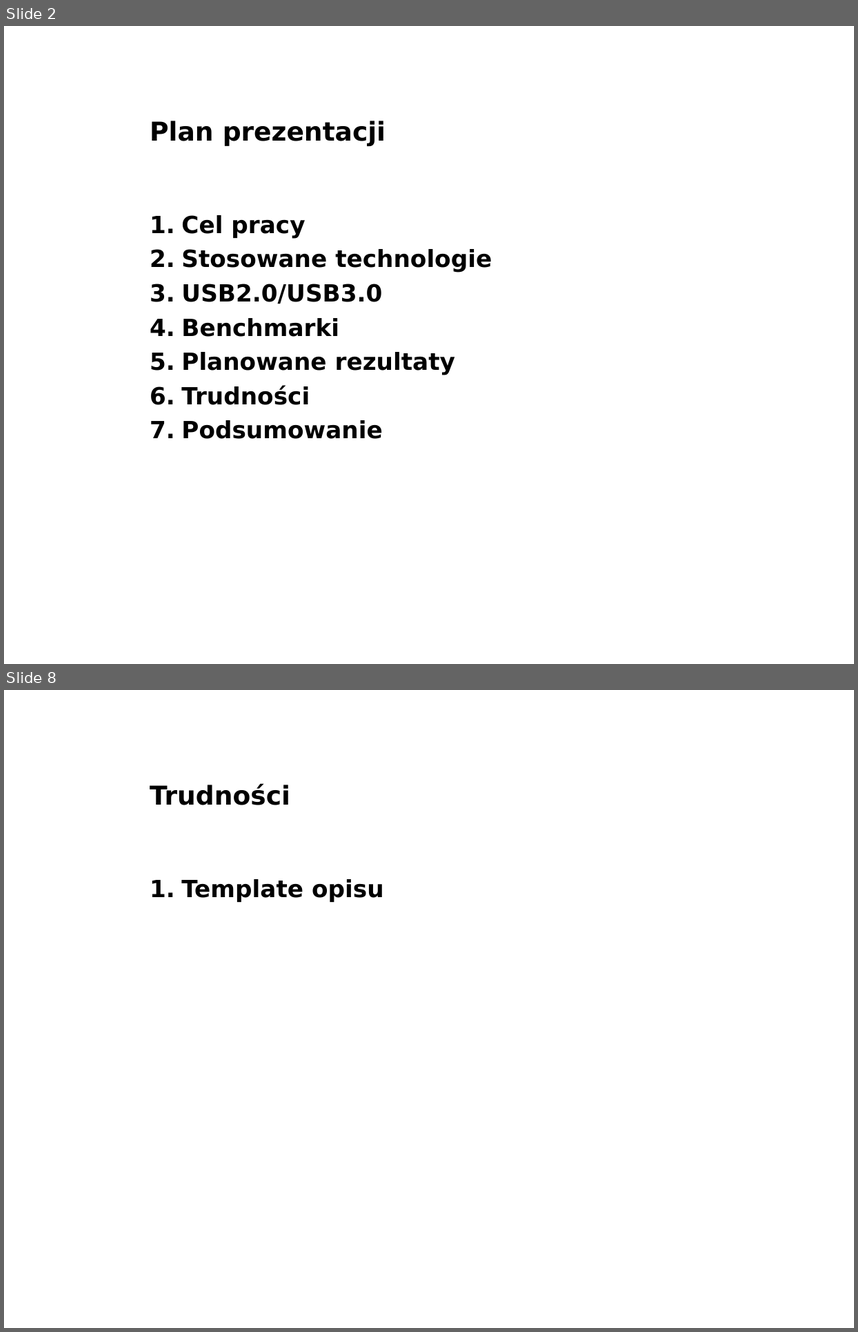
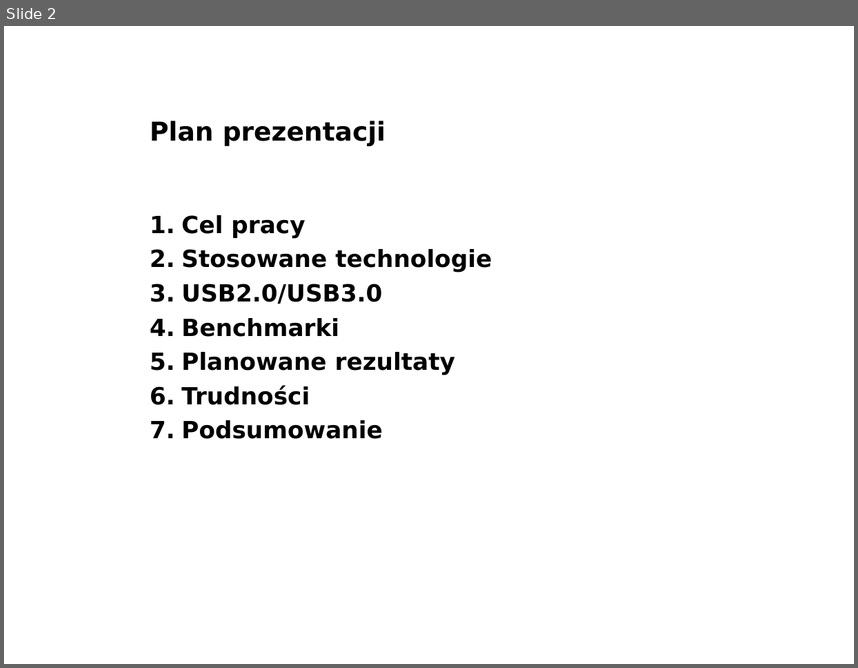
Before and after one commit to lpawlik91/USBSpeedTest, a slide deck: docs/seminaria1.ppt. Shown one above the other, each under a label of ours: slides 2 and 8 before the commit, slide 2 after it; the slides between them are not shown. The pictures are 858x1332 and 858x668 pixels, drawn with LibreOffice and Linux fonts; fonts in the diff are those of the drawing; background and template pictures are left out. Boxes give left, top, right and bottom in pixels: in the first picture for what was removed or moved away, otherwise in the second. Text is boxed around its words. In the diff, an @@ line names an element or a change of style, - is before the commit and + after.

```diff
--- a/docs/seminaria1.ppt
+++ b/docs/seminaria1.ppt
@@ slide 8 removed at (4, 690, 854, 1328), background picture (left out) @@
@@ title removed at (150, 784, 290, 805) @@
-Trudności
@@ text removed at (181, 879, 384, 902) @@
-1. Template opisu
```
Also in this commit, not shown: 3 slides changed, 6 slides added, 3 other slides removed.
